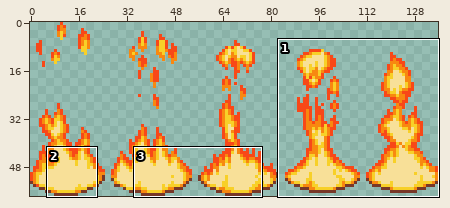
Sprite sheet, stored at 05.Game/02.Project/ODD/Resources/Images/fire_animation.png. Above, an overview of the earlier version with the close-up marked.
Close-up. Before the edit:
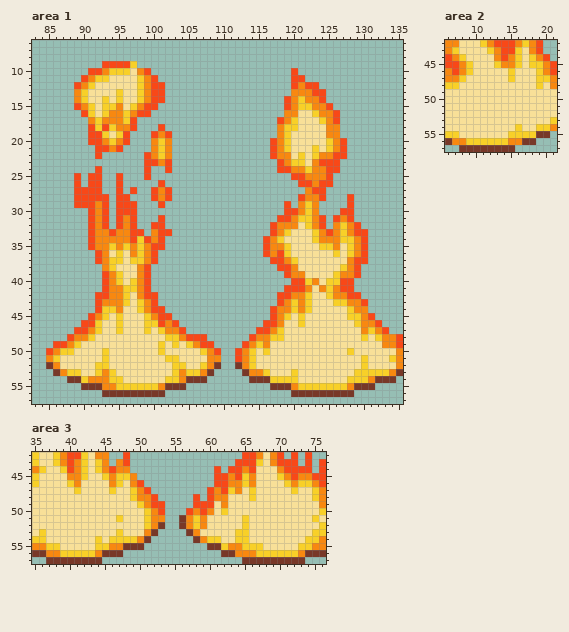
The file is 145x65 pixels. Shown: area 1: x 83..135, y 6..57; area 2: x 6..21, y 42..57; area 3: x 35..76, y 42..57. The old version is drawn lined up with the new one, on the new canvas.
Once edited:
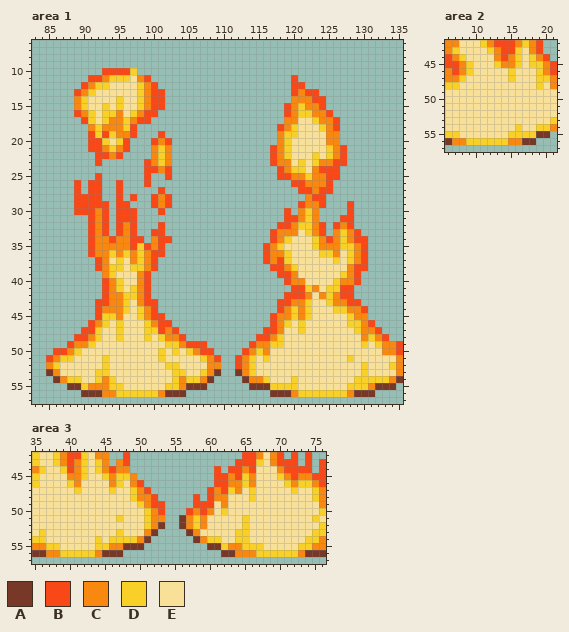
Palette (. is transparent): A #783828  B #f84818  C #f88810  D #f8d028  E #f8e098
From old to new:
canvas 145x65 -> 136x58, the old top-left corner now at -5,-5 (the part of the old canvas that was cut away was empty and is not shown)
Changed rows in their new state; - is an unchanged pixel.
Area 1:
first column x 85:
 9 --------.....--------------------------------------
10 ------..BBBBD..--------------------.---------------
11 -----.BBCDDD-CB.--------------------.--------------
12 ----.BCDD-------.-------------------B..------------
13 ----BCD---E------------------------B-B-.-----------
14 --------E-------------------------.-C-B------------
15 ----CDE--ED-EDC-B--------------------C-B.----------
16 ----BC---D-EDC-B------------------B-DDC-B.---------
17 -----BDED---CBB------------------.-C--DC-----------
18 ------C-CC-D----.----------------BC----D-B---------
19 -------DBDCCB--.B.-----------------D---------------
20 --------DED----BCB--------------.-------C-.--------
21 ------B-CDCB--------------------------E------------
22 --------BCB---.-------------------D-E--EDC---------
23 -------B-------CDC--------------BC-E--DCC-B--------
24 -------.-------BC-----------------CDDE-B-----------
25 ----.-.---.------B---------------BBCCD---B---------
26 --------------B-.------------------B-C-C-----------
27 -----.------.--.B.------------------BBC-B----------
28 --------.--.B-----------------------.-B----.-------
29 -------B----.--BCB----------------.-BC-B-----------
30 ----BB----------B------------------.------.--------
31 -----------B----.----------------.-BC--.-.B--------
32 ---------------.----------------.BB-D----BCB.------
33 --------B.B--.-B-.----------------CC-DCB.----.-----
34 ---------B---B.--B-------------.BCD-----B--CB------
35 ---------C-CB-BC-----------------DE---DCC-D--------
36 ------BC-DCD----B----------------C-----DDC---------
37 ---------E--C------------------BC-DE-----D-DC------
38 -------B--D-DDCB----------------B-CD------E--B-----
39 --------CDE----------------------B--E----ED--------
40 ------------E---------------------BCCEE-E-CCB------
41 ----------DE----------------------.--DCE-D---------
42 -------.----D--.-----------------.-BBC-C--B-.------
43 --------B----CB-------------------BC----DCCBB.-----
44 --------CC-D----.---------------.B-------DDC-B-----
45 ------.B-DC--DCB-.----------------CDCD------C-.----
46 -----.-CD------C-B.------------.--D--------D--B.---
47 ----.-B--------DB-B.----------.-BC--D-------D-CB.--
48 ---.BBCD--D---D-DCCB...------.BBC------------CDCB..
49 -..BCCD---------ED-CBB-.----.BC-DD-----------D-D---
50 .BBCD---E---------D-DCBB.--.BCDC-----------E----CCB
51 BCDD------------DEE---D-B------D-----------D-E---E-
52 CD-----E---------D-E--E-C--B---------------------D-
53 ACEEE---DE---------DEEDCA--ACDEE---E--------E-EEEEC
54 -ACDDEED--E------E--DDCA----ACCDEEE--------E--DDDCA
55 ---AADCC-D-EEEEEEDDCAAA------AAADDDDEEEEEEEDDDCAAA-
56 -----AAACCDDDDDDCAAA------------AAACDDDDDDDCAAA----
Area 2:
first column x 8:
57 ........
Area 3:
first column x 37:
57 ........--------------------.........
Boxes around the changes in both close-ups, in picture pixels (x1, y1, x2, y2):
changed: (46, 61, 403, 397)
erased: (459, 145, 515, 152)
erased: (46, 557, 102, 564)
erased: (242, 557, 305, 564)
